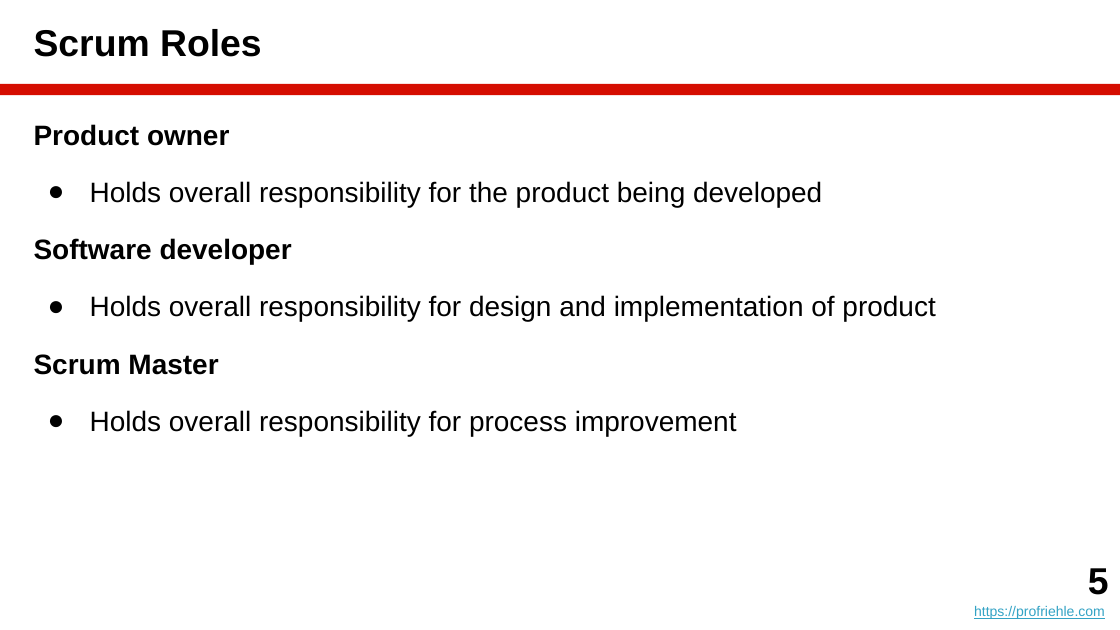
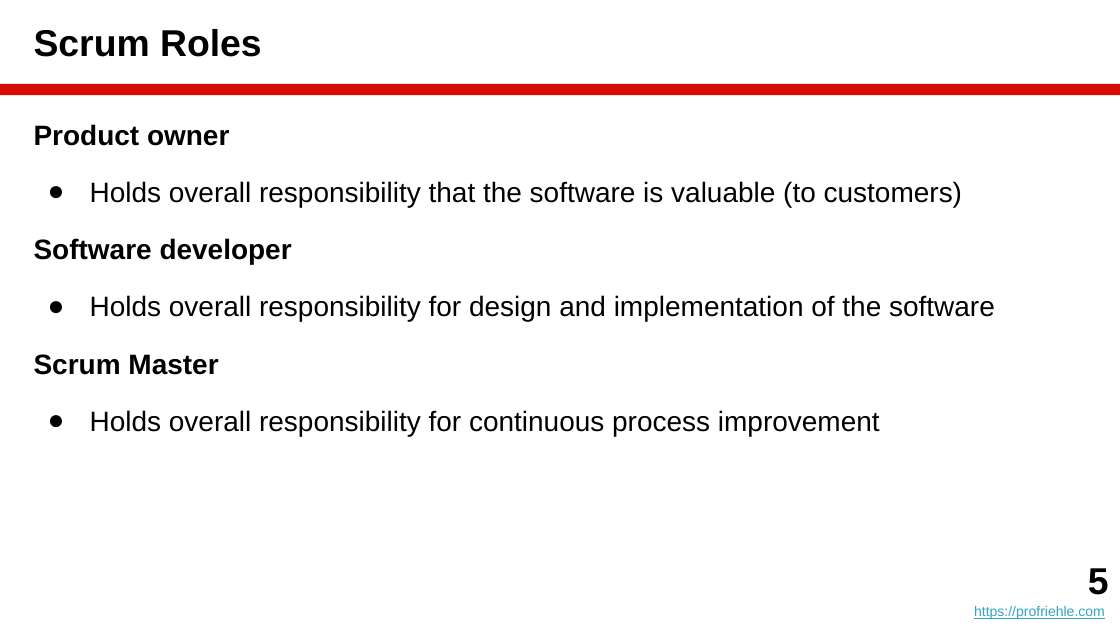
Before and after one commit to dirkriehle/amos-course, a slide deck: slide 5 of Lecture slides/AMOS B01 - Team and Tools.pptx. Drawn at 1120x630 pixels with LibreOffice and Linux fonts; fonts in the diff are those of the drawing. Boxes give left, top, right and bottom in pixels: in the first picture for what was removed or moved away, otherwise in the second. Text is boxed around its words. In the diff, an @@ line names an element or a change of style, - is before the commit and + after.

```diff
--- a/Lecture slides/AMOS B01 - Team and Tools.pptx
+++ b/Lecture slides/AMOS B01 - Team and Tools.pptx
@@ text at [90,181,962,207]: text changed @@
-● Holds overall responsibility for the product being developed
+● Holds overall responsibility that the software is valuable (to customers)
@@ text at [90,295,995,322]: text changed @@
-● Holds overall responsibility for design and implementation of product
+● Holds overall responsibility for design and implementation of the software
@@ text at [90,410,880,436]: text changed @@
-● Holds overall responsibility for process improvement
+● Holds overall responsibility for continuous process improvement
```
Also in this commit, not shown: 2 other slides changed, 10 other files.
